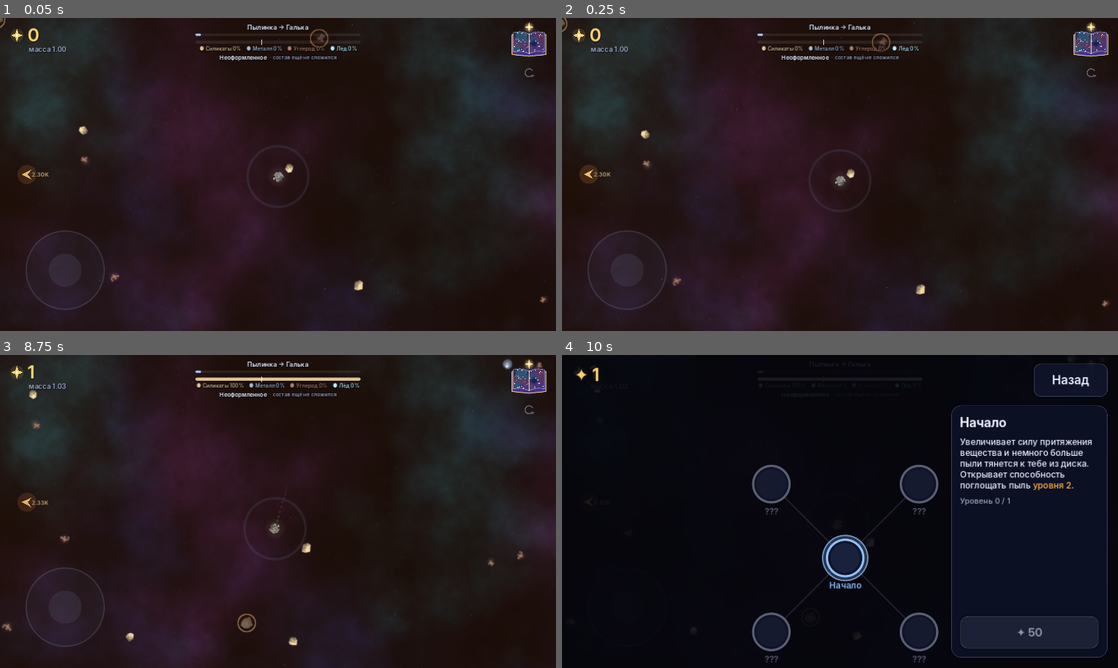
Above: before the commit, frames 1-4 (two rows, left to right).
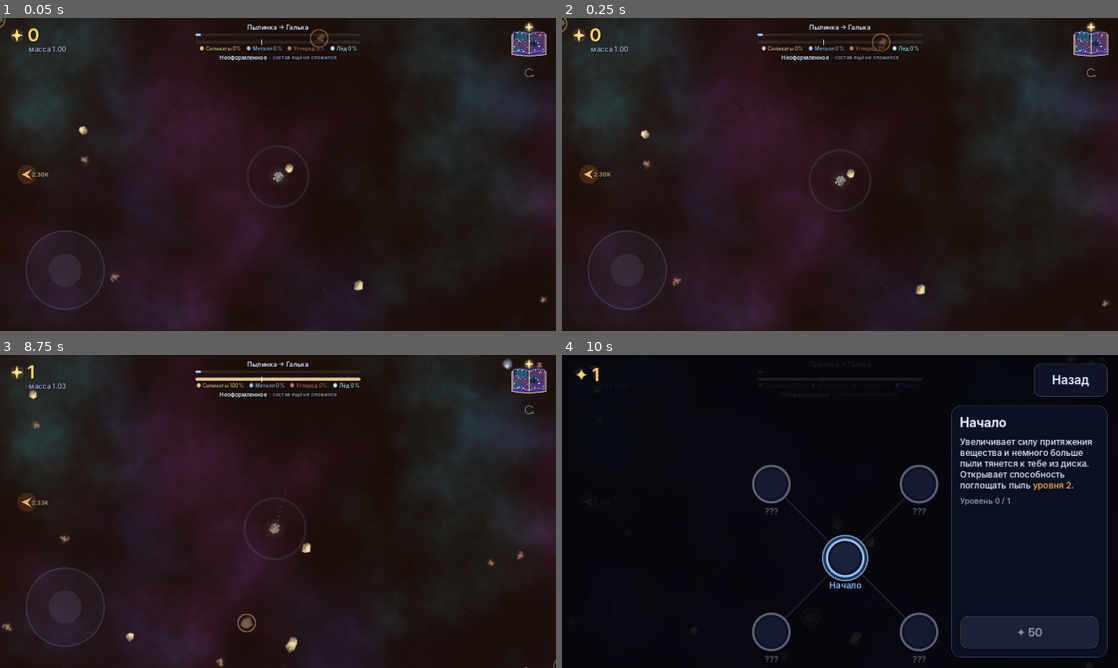
Above: after the commit, the same moments.

Repository: kokazolik/blackhole
Game: Godot game, scene res://scenes/main.tscn
The game is run twice, just before and just after one commit, with the same random seed, the same clock (stepped at 60 frames per second) and the same inputs.
Inputs (mouse positions are in pixels of both pictures, inside the frame that each line leads up to):
- Up to frame 1 (0.05 s): no input
- Up to frame 2 (0.25 s): no input
- Up to frame 3 (8.75 s): click (528, 380) at 0.5 s; click "Назад" at 1.25 s; click (528, 411) at 2 s; tap Enter at 2.75, 4.25, 7.25 s; move the mouse to (400, 495) at 2.77 s; hold D 2.78-3.5 s; tap Tab every 1.5 s from 2.85 to 7.35 s; click (400, 495) at 2.92 s; tap Space at 3.5, 6.5 s; drag from (278, 511) to (250, 574) at 3.52 s; move the mouse to (333, 442) at 4.27 s; hold D 4.28-5 s; drag from (250, 574) to (111, 464) at 5.02 s; move the mouse to (444, 558) at 5.77 s; hold A 5.78-6.5 s; drag from (111, 464) to (194, 433) at 6.52 s; move the mouse to (305, 511) at 7.27 s; hold S 7.28-8 s; click (305, 511) at 7.42 s; drag from (194, 433) to (166, 527) at 8.02 s
- Up to frame 4 (10 s): move the mouse to (962, 495) at 8.77 s; hold W 8.78-9.5 s; tap Tab at 8.85 s; tap Space at 9.5 s; drag from (728, 527) to (812, 574) at 9.52 s

The runs differ from the first frame. In frame 2, less than 0.1% of the frame differs, in the area x 23-32%, y 77-98%; in frame 3, less than 0.1%, in the area x 7-100%, y 2-100%; in frame 4, less than 0.1%.

Commit message:
Smooth movement, dust visible after reset, off-screen spawning
- Move player and dust every rendered frame; camera follows after the player
- Fix dust culled after scene reload by giving the MultiMesh a fixed AABB
- Spawn new dust only just beyond the screen edge, clusters too

Co-Authored-By: Claude Opus 5.5 (1M context) <noreply@anthropic.com>
Claude-Session: https://claude.ai/code/session_019JT9H9Z6HgHqYWpXn3DgRx

Diff:
--- a/scripts/main.gd
+++ b/scripts/main.gd
@@ -14,6 +14,8 @@
 
 
 func _ready() -> void:
+	# Камера двигается после игрока в том же кадре, иначе отстаёт на кадр и дёргается.
+	process_priority = 100
 	camera = Camera2D.new()
 	camera.position_smoothing_enabled = true
 	camera.position_smoothing_speed = 6.0
--- a/scripts/world/dust_field.gd
+++ b/scripts/world/dust_field.gd
@@ -29,6 +29,7 @@
 const CLUSTER_CHECK := 5.0    # раз в столько секунд бросаем шанс на скопление
 const CLUSTER_CHANCE := 0.03  # скопление — редкая находка
 const CLUSTER_SIZE := Vector2i(15, 30)
+const SPAWN_MARGIN := 24.0  # насколько за краем экрана появляется пыль, в пикселях
 const DRAG := 0.55  # доля скорости, остающаяся через секунду
 const SCAN_INTERVAL := 0.2  # как часто полный обход: удаление дальней пыли и поиск ближней
 const REBASE_DISTANCE := 20000.0
@@ -50,6 +51,7 @@
 var frame_offset := Vector2.ZERO
 var rng := RandomNumberGenerator.new()
 var _near: Array[Dust] = []
+var _hidden_rect := Rect2()
 var _active_count := 0  # пыль в активной области на последнем обходе плюс появившаяся после
 var _scan_timer := 0.0
 var _cluster_timer := 0.0
@@ -83,6 +85,7 @@
 	_mm.use_custom_data = true
 	_mm.mesh = quad
 	_mm.instance_count = MAX_DUST
+	_mm.custom_aabb = AABB(Vector3(-1e6, -1e6, -1.0), Vector3(2e6, 2e6, 2.0))
 	_mm.visible_instance_count = 0
 	_buf.resize(MAX_DUST * FLOATS)
 	var mat := ShaderMaterial.new()
@@ -108,7 +111,9 @@
 	return d.pos + frame_offset
 
 
-func _physics_process(delta: float) -> void:
+# Движение считается каждый кадр отрисовки, а не на шаге физики: на экранах
+# 90–120 Гц и при неровных кадрах так нет подёргиваний.
+func _process(delta: float) -> void:
 	# Общий полёт по орбите: сдвигается только узел MultiMesh.
 	frame_offset += player.frame_velocity * delta
 	if frame_offset.length() > REBASE_DISTANCE:
@@ -258,12 +263,12 @@
 		_filled = true
 		_scan_timer = 0.0
 		return
-	# Обычно новая пыль появляется за краем экрана. Если её резко стало нужно больше
-	# (после покупки навыка), досыпаем по всей области, иначе за краем экрана
-	# скапливается плотное кольцо, которое выглядит как огромный сгусток.
-	var min_r := 0.0 if _active_count < target * 0.7 else view_r * 1.05
+	# Новая пыль появляется только чуть за краем экрана: на глазах игрока ничего
+	# не возникает из пустоты. Условия отбора (расстояние до звезды, сгустки) те же.
+	_hidden_rect = _screen_rect_world().grow(SPAWN_MARGIN / camera.zoom.x)
+	var min_r := minf(_hidden_rect.size.x, _hidden_rect.size.y) * 0.5
 	while _active_count < target and spawn_budget > 0:
-		if _spawn_single(_random_point(min_r, active_r)):
+		if _spawn_single(_random_point(min_r, active_r), true):
 			_active_count += 1
 		spawn_budget -= 1
 
@@ -273,7 +278,7 @@
 	if _cluster_timer <= 0.0:
 		_cluster_timer = CLUSTER_CHECK
 		if rng.randf() < CLUSTER_CHANCE * Skills.stat("cluster"):
-			_spawn_cluster(_random_point(view_r * 1.1, active_r * 0.95), view_r)
+			_spawn_cluster(_random_point(view_r * 1.15, active_r * 0.95), view_r)
 
 
 ## Случайная точка в мировых координатах в кольце вокруг игрока.
@@ -308,7 +313,13 @@
 	return lerpf(calm, filament * 1.6, rare)
 
 
-func _spawn_single(pos: Vector2) -> bool:
+## Видимая часть мира: экран вокруг центра камеры.
+func _screen_rect_world() -> Rect2:
+	var half := get_viewport_rect().size * 0.5 / camera.zoom.x
+	return Rect2(camera.get_screen_center_position() - half, half * 2.0)
+
+
+func _spawn_single(pos: Vector2, off_screen := false) -> bool:
 	# Отбор: в пустотах точка чаще отбрасывается и ищется заново рядом.
 	var accepted := false
 	var player_density := maxf(GameData.radial_density(player.position.length()), 0.01)
@@ -320,6 +331,8 @@
 		pos = _random_point(pos.distance_to(player.position) * 0.95, pos.distance_to(player.position) * 1.05)
 	if not accepted or pos.length() < GameData.STAR_RADIUS * 1.35:
 		return false
+	if off_screen and _hidden_rect.has_point(pos):
+		return false
 	var material: String = GameData.pick_weighted(GameData.material_weights(pos.length()), rng)
 	return _add_dust(pos, _pick_level("spawn_weight"), material)
 
@@ -332,8 +345,10 @@
 	var spread := view_r * 0.1
 	var size_k := clampf(Skills.stat("spawn"), 0.3, 1.0)
 	for n in roundi(rng.randi_range(CLUSTER_SIZE.x, CLUSTER_SIZE.y) * size_k):
-		var offset := Vector2(rng.randfn(0.0, spread), rng.randfn(0.0, spread))
-		_add_dust(center + offset, level, material)
+		var pos := center + Vector2(rng.randfn(0.0, spread), rng.randfn(0.0, spread))
+		# Части скопления, попавшие на экран, не появляются из воздуха.
+		if not _screen_rect_world().has_point(pos):
+			_add_dust(pos, level, material)
 
 
 ## pos в мировых координатах.
--- a/scripts/world/player.gd
+++ b/scripts/world/player.gd
@@ -63,7 +63,9 @@
 	return 28.0 * pow(radius, 0.75) * Skills.stat("speed") * GameState.body_bonus("speed")
 
 
-func _physics_process(delta: float) -> void:
+# Движение в _process (каждый кадр отрисовки), а не на шаге физики: иначе на
+# экранах с частотой выше 60 Гц пылинка двигается рывками.
+func _process(delta: float) -> void:
 	var dir := move_input + _keyboard_input()
 	dir = dir.limit_length(1.0)
 	var top := max_speed()
Not shown, changed: export_presets.cfg
